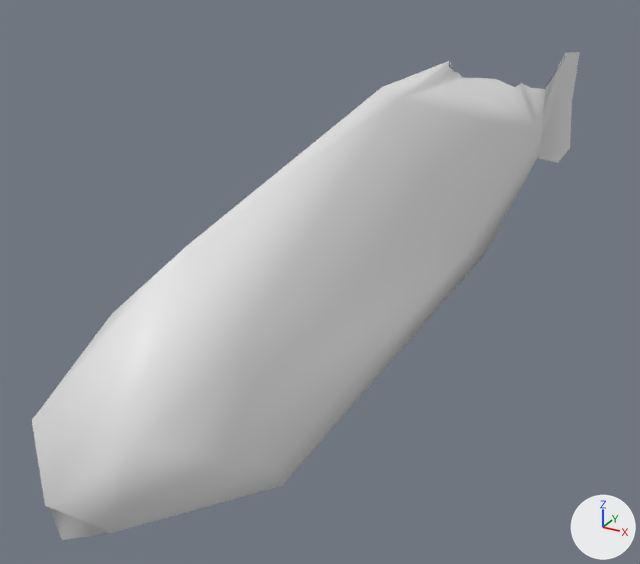
The FBX model Assets/Models/Fishy mcfishface/Fishy mcfishface.fbx: old version first, new version second.
Camera for both pictures: a 50 mm camera at (0.112, -0.197, 0.17) aimed at (-0.035, 0.071, 0.036). Lighting does not change. The marker at lower right points along +X, +Y and +Z. Where no turn or scale is listed for an object, it has been applied to the vertices.
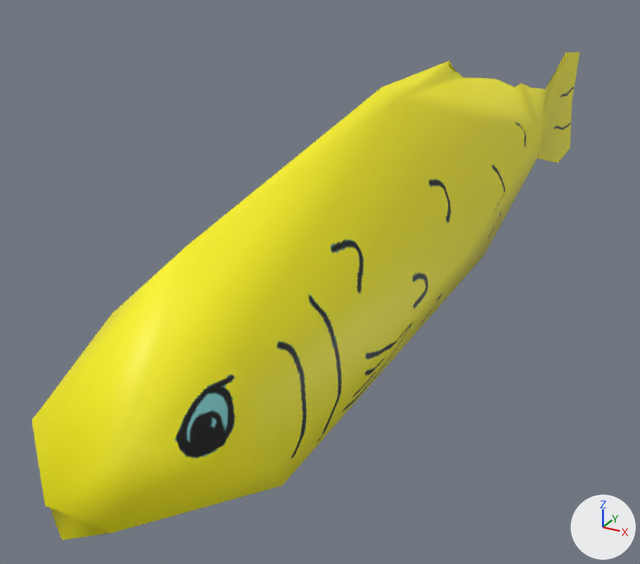
Edits to the scene script, one JSON object a line:
```json
{"op": "add", "block": "img_fishy_mcfishface_png", "code": ["img_fishy_mcfishface_png = load_image('Fishy mcfishface.png', 'Fishy mcfishface.png', 1024, 1024, 'sRGB')"]}
{"op": "add", "block": "mat_material_002", "code": ["mat_material_002 = principled_material('Material.002')", "mat_material_002.texture = img_fishy_mcfishface_png"]}
{"block": "me_mesh_001", "where": "me_mesh_001.from_pydata(...)  # 47 vertices, 72 faces; spans x -0.026..0.029, y -0.197..0.211, z -0.05..0.046"}
{"op": "add", "block": "me_mesh_001", "code": "me_mesh_001.materials.append(mat_material_002)  # picture img_fishy_mcfishface_png"}
```

What differs and where, as boxes [x1, y1, x2, y2] in the pictures (640 x 564 px):
```json
{"object": "Cube.002", "change": "recoloured", "before": [32, 52, 580, 540], "after": [32, 52, 580, 540], "on screen": "grey to yellow"}
```
